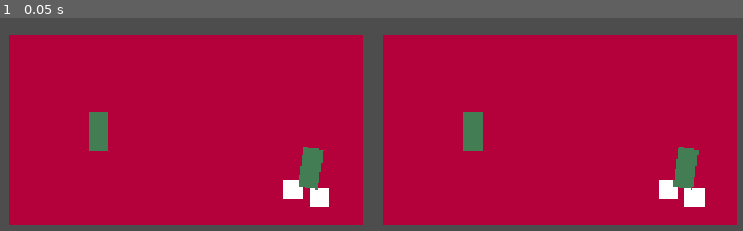
Above: before the commit, frame 1.
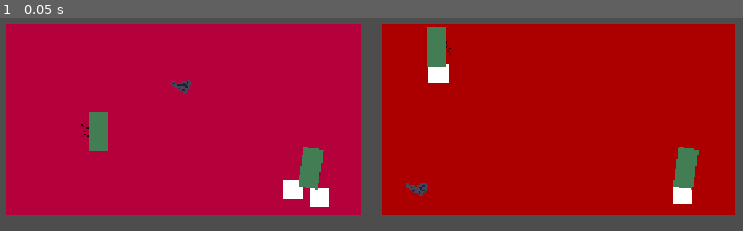
Above: after the commit, the same moment.

Repository: coldborne/realtor-vs-buyer
Game: Godot game, scene res://apartment/apartment.tscn
Two runs of this game, one before a commit and one after it. Both use one fixed random seed, a clock stepped at 60 frames per second and the inputs below.
Inputs:
- Up to frame 1 (0.05 s): no input

The runs differ from the first frame. In frame 1, 50% of the frame differs, in the area x 0-100%, y 2-98%.

Commit message:
Добавил разные виды комнат, в room оставил только общую логику

Diff:
--- a/apartment/apartment.tscn
+++ b/apartment/apartment.tscn
@@ -1,17 +1,13 @@
 [gd_scene format=3 uid="uid://cy86ovtsqos8h"]
 
 [ext_resource type="PackedScene" uid="uid://d244rvg1uoeeh" path="res://apartment/living_room.tscn" id="1_l2k22"]
+[ext_resource type="PackedScene" uid="uid://dyyrexglr2nbi" path="res://apartment/bedroom.tscn" id="2_nrraw"]
 
 [node name="Apartment" type="Node2D" unique_id=2094548546]
 
 [node name="LivingRoom" parent="." unique_id=2125070612 instance=ExtResource("1_l2k22")]
 scale = Vector2(0.5, 0.5)
 
-[node name="Bedroom" parent="." unique_id=495413798 instance=ExtResource("1_l2k22")]
+[node name="Bedroom" parent="." unique_id=2131787418 instance=ExtResource("2_nrraw")]
 position = Vector2(600, 0)
 scale = Vector2(0.5, 0.5)
-
-[node name="Defect2" parent="Bedroom" index="2" unique_id=997851694]
-position = Vector2(220, 562.00006)
-
-[editable path="Bedroom"]
--- a/apartment/bedroom.tscn
+++ b/apartment/bedroom.tscn
@@ -1,5 +1,36 @@
 [gd_scene format=3 uid="uid://dyyrexglr2nbi"]
 
-[ext_resource type="PackedScene" uid="uid://d244rvg1uoeeh" path="res://apartment/living_room.tscn" id="1_nrrhk"]
+[ext_resource type="PackedScene" uid="uid://iguhwwn2nowu" path="res://apartment/room.tscn" id="1_rojrf"]
+[ext_resource type="PackedScene" uid="uid://cb4ca4c5roijf" path="res://defects/crack_defect.tscn" id="2_sl1qc"]
+[ext_resource type="PackedScene" uid="uid://dw0t4ubtg8u60" path="res://defects/mold_defect.tscn" id="3_4y1hx"]
+[ext_resource type="PackedScene" uid="uid://qu846kwakan" path="res://apartment/carpet.tscn" id="4_si3qs"]
+[ext_resource type="PackedScene" uid="uid://ce1l8yrph3c3j" path="res://apartment/closet.tscn" id="5_og246"]
 
-[node name="Bedroom" unique_id=1728265690 instance=ExtResource("1_nrrhk")]
+[node name="Bedroom" unique_id=2131787418 instance=ExtResource("1_rojrf")]
+
+[node name="Floor" parent="." index="0" unique_id=436394489]
+modulate = Color(0.95590585, 0.9249757, 0, 1)
+
+[node name="Defect" parent="Defects" parent_id_path=PackedInt32Array(1468814539) index="0" unique_id=447053281 instance=ExtResource("2_sl1qc")]
+position = Vector2(1067, 540)
+
+[node name="Defect2" parent="Defects" parent_id_path=PackedInt32Array(1468814539) index="1" unique_id=1609547889 instance=ExtResource("2_sl1qc")]
+position = Vector2(289, 140)
+
+[node name="Defect3" parent="Defects" parent_id_path=PackedInt32Array(1468814539) index="2" unique_id=124851174 instance=ExtResource("3_4y1hx")]
+position = Vector2(213, 577)
+rotation = 0.54803336
+
+[node name="Carpet" parent="Furniture" parent_id_path=PackedInt32Array(1311214759) index="0" unique_id=2097658745 instance=ExtResource("4_si3qs")]
+position = Vector2(1059, 610)
+
+[node name="Carpet2" parent="Furniture" parent_id_path=PackedInt32Array(1311214759) index="1" unique_id=499019589 instance=ExtResource("4_si3qs")]
+position = Vector2(276, 224)
+
+[node name="Closet" parent="Furniture" parent_id_path=PackedInt32Array(1311214759) index="2" unique_id=983230732 instance=ExtResource("5_og246")]
+position = Vector2(270, 140)
+
+[node name="Closet2" parent="Furniture" parent_id_path=PackedInt32Array(1311214759) index="3" unique_id=1156935786 instance=ExtResource("5_og246")]
+position = Vector2(1068.0001, 528.00006)
+rotation = 0.15184365
+scale = Vector2(0.9999998, 0.9999998)
--- a/apartment/living_room.tscn
+++ b/apartment/living_room.tscn
@@ -1,38 +1,33 @@
 [gd_scene format=3 uid="uid://d244rvg1uoeeh"]
 
-[ext_resource type="PackedScene" uid="uid://fqcg0kfte72v" path="res://apartment/floor.tscn" id="1_q3tre"]
-[ext_resource type="PackedScene" uid="uid://b0dx86745kdjf" path="res://defects/defect.tscn" id="2_2jib2"]
+[ext_resource type="PackedScene" uid="uid://iguhwwn2nowu" path="res://apartment/room.tscn" id="1_2jib2"]
+[ext_resource type="PackedScene" uid="uid://cb4ca4c5roijf" path="res://defects/crack_defect.tscn" id="2_2jib2"]
+[ext_resource type="PackedScene" uid="uid://dw0t4ubtg8u60" path="res://defects/mold_defect.tscn" id="3_lpuik"]
 [ext_resource type="PackedScene" uid="uid://qu846kwakan" path="res://apartment/carpet.tscn" id="3_uqq8m"]
 [ext_resource type="PackedScene" uid="uid://ce1l8yrph3c3j" path="res://apartment/closet.tscn" id="4_lpuik"]
 
-[node name="LivingRoom" type="Node2D" unique_id=1728265690]
+[node name="LivingRoom" unique_id=2131787418 instance=ExtResource("1_2jib2")]
 
-[node name="Floor" parent="." unique_id=436394489 instance=ExtResource("1_q3tre")]
-position = Vector2(7, 32)
-metadata/_edit_lock_ = true
-
-[node name="Defect" parent="." unique_id=447053281 instance=ExtResource("2_2jib2")]
+[node name="Defect" parent="Defects" parent_id_path=PackedInt32Array(1468814539) index="0" unique_id=447053281 instance=ExtResource("2_2jib2")]
 position = Vector2(1067, 540)
 
-[node name="Defect2" parent="." unique_id=997851694 instance=ExtResource("2_2jib2")]
+[node name="Defect2" parent="Defects" parent_id_path=PackedInt32Array(1468814539) index="1" unique_id=1915648175 instance=ExtResource("2_2jib2")]
 position = Vector2(367, 409)
 
-[node name="Defect3" parent="." unique_id=1223061735 instance=ExtResource("2_2jib2")]
-position = Vector2(585, 284)
+[node name="Defect3" parent="Defects" parent_id_path=PackedInt32Array(1468814539) index="2" unique_id=126975891 instance=ExtResource("3_lpuik")]
+position = Vector2(658, 248)
 rotation = 0.54803336
 
-[node name="Furniture" type="Node2D" parent="." unique_id=200630801]
-
-[node name="Carpet" parent="Furniture" unique_id=2097658745 instance=ExtResource("3_uqq8m")]
+[node name="Carpet" parent="Furniture" parent_id_path=PackedInt32Array(1311214759) index="0" unique_id=2097658745 instance=ExtResource("3_uqq8m")]
 position = Vector2(1096, 622)
 
-[node name="Carpet2" parent="Furniture" unique_id=1635359194 instance=ExtResource("3_uqq8m")]
+[node name="Carpet2" parent="Furniture" parent_id_path=PackedInt32Array(1311214759) index="1" unique_id=1852703163 instance=ExtResource("3_uqq8m")]
 position = Vector2(1012, 598)
 
-[node name="Closet" parent="Furniture" unique_id=983230732 instance=ExtResource("4_lpuik")]
+[node name="Closet" parent="Furniture" parent_id_path=PackedInt32Array(1311214759) index="2" unique_id=983230732 instance=ExtResource("4_lpuik")]
 position = Vector2(388, 410)
 
-[node name="Closet2" parent="Furniture" unique_id=20589238 instance=ExtResource("4_lpuik")]
+[node name="Closet2" parent="Furniture" parent_id_path=PackedInt32Array(1311214759) index="3" unique_id=42779436 instance=ExtResource("4_lpuik")]
 position = Vector2(1068.0001, 528.00006)
 rotation = 0.15184365
-scale = Vector2(0.99999994, 0.99999994)
+scale = Vector2(0.9999999, 0.9999999)
--- /dev/null
+++ b/apartment/room.tscn
@@ -0,0 +1,12 @@
+[gd_scene format=3 uid="uid://iguhwwn2nowu"]
+
+[ext_resource type="PackedScene" uid="uid://fqcg0kfte72v" path="res://apartment/floor.tscn" id="1_n7xud"]
+
+[node name="Room" type="Node2D" unique_id=2131787418]
+
+[node name="Floor" parent="." unique_id=436394489 instance=ExtResource("1_n7xud")]
+metadata/_edit_lock_ = true
+
+[node name="Defects" type="Node2D" parent="." unique_id=1468814539]
+
+[node name="Furniture" type="Node2D" parent="." unique_id=1311214759]
